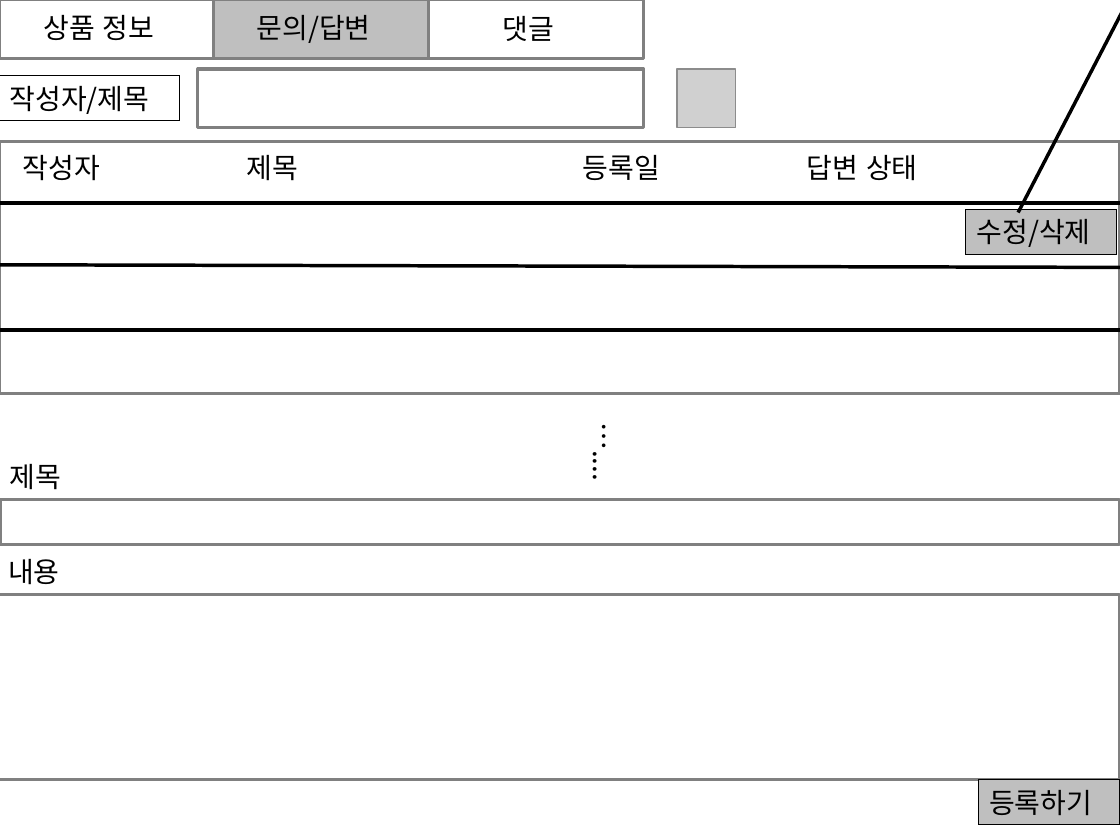
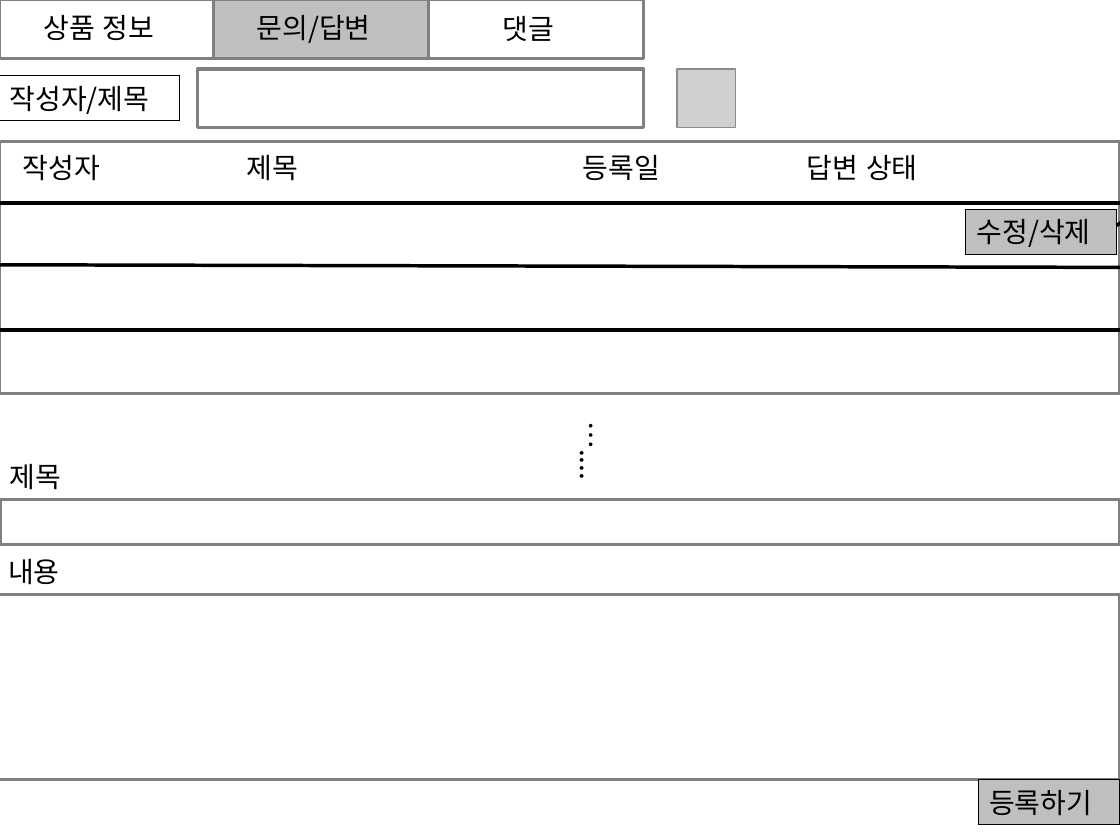
Before and after one commit to rosangels2/market, a slide deck: slide 13 of 포트폴리오/스토리보드/스토리보드.pptx. Drawn at 1120x840 pixels with LibreOffice and Linux fonts; fonts in the diff are those of the drawing; grey boxes stand for pictures. Boxes give left, top, right and bottom in pixels: in the first picture for what was removed or moved away, otherwise in the second. Text is boxed around its words. In the diff, an @@ line names an element or a change of style, - is before the commit and + after.

```diff
--- a/포트폴리오/스토리보드/스토리보드.pptx
+++ b/포트폴리오/스토리보드/스토리보드.pptx
@@ arrow moved from (1018, 213) - (1120, 0) to (1117, 225) - (1120, 185) @@
@@ text "…....": place and size @@
-text "…...." at (570,411,626,500)
+text "…...." at (558,410,614,498)
```
Also in this commit, not shown: 5 other slides changed, 1 other file.
